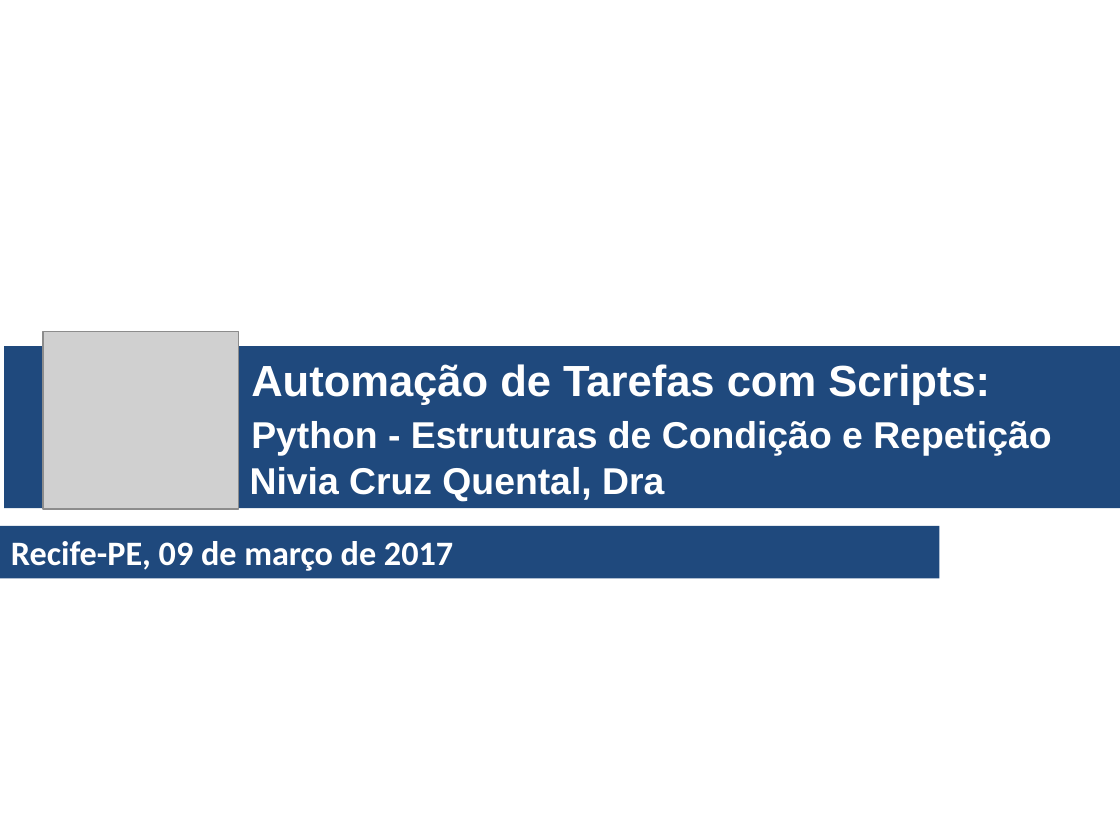
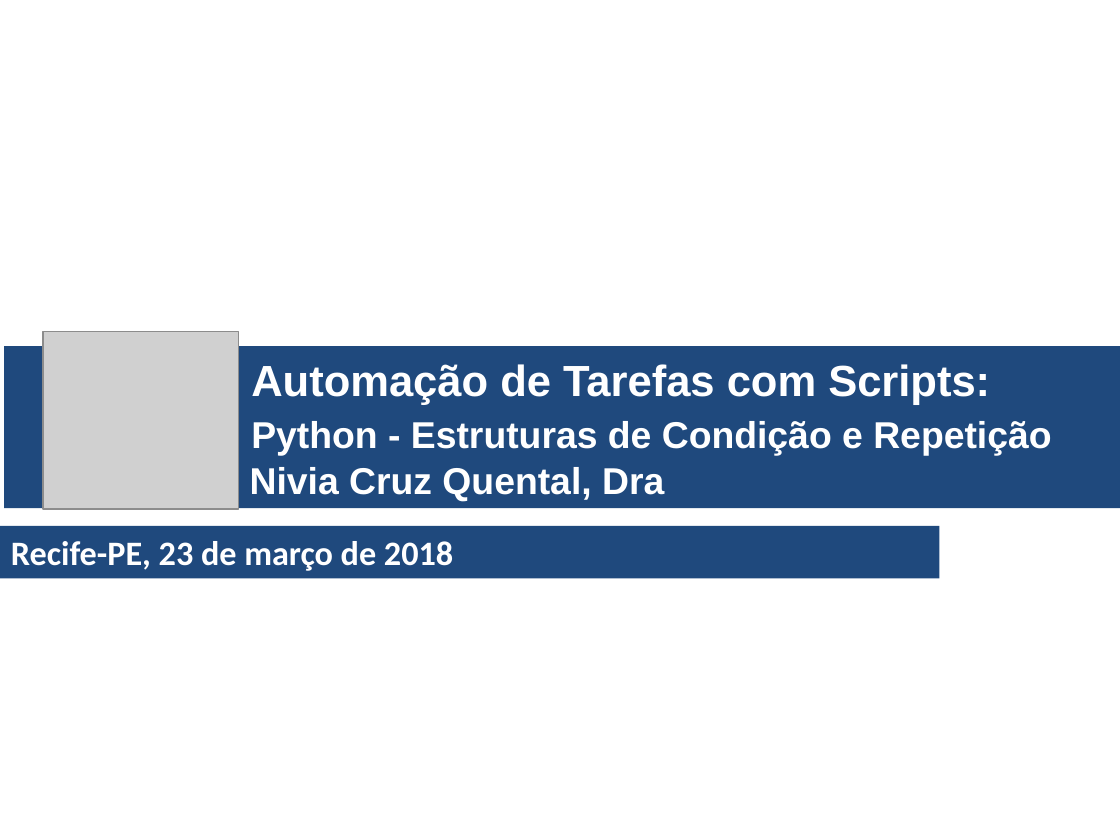
Before and after one commit to niviaquental/niviaquental.github.io, a slide deck: slide 1 of AutomacaoComScripts/Aula04-PythonCondicaoRepeticao/04-PythonCondicaoRepeticao.pptx. Drawn at 1120x840 pixels with LibreOffice and Linux fonts; fonts in the diff are those of the drawing; grey boxes stand for pictures; background and template pictures are left out. Boxes give left, top, right and bottom in pixels: in the first picture for what was removed or moved away, otherwise in the second. Text is boxed around its words. In the diff, an @@ line names an element or a change of style, - is before the commit and + after.

```diff
--- a/AutomacaoComScripts/Aula04-PythonCondicaoRepeticao/04-PythonCondicaoRepeticao.pptx
+++ b/AutomacaoComScripts/Aula04-PythonCondicaoRepeticao/04-PythonCondicaoRepeticao.pptx
@@ text in rectangle at [11,541,453,571]: text changed @@
-Recife-PE, 09 de março de 2017
+Recife-PE, 23 de março de 2018
```
Also in this commit, not shown: 1 other file.
